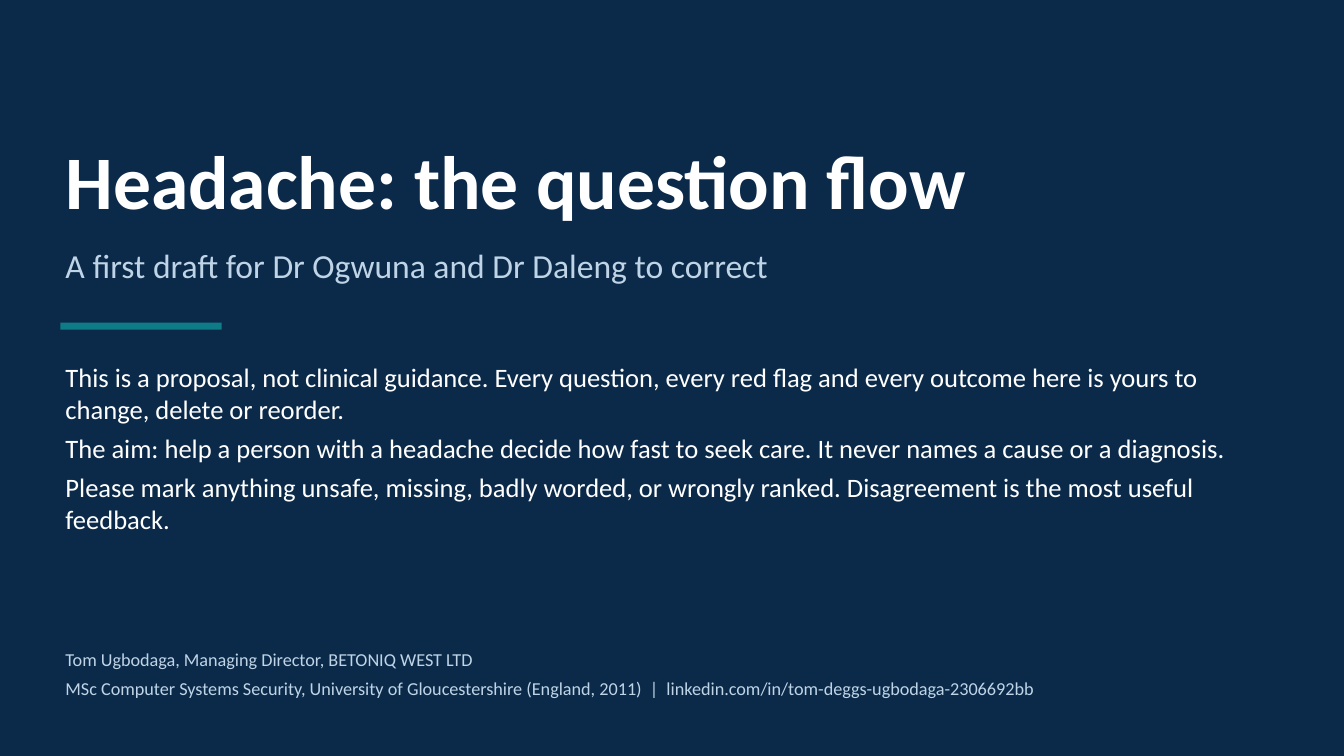
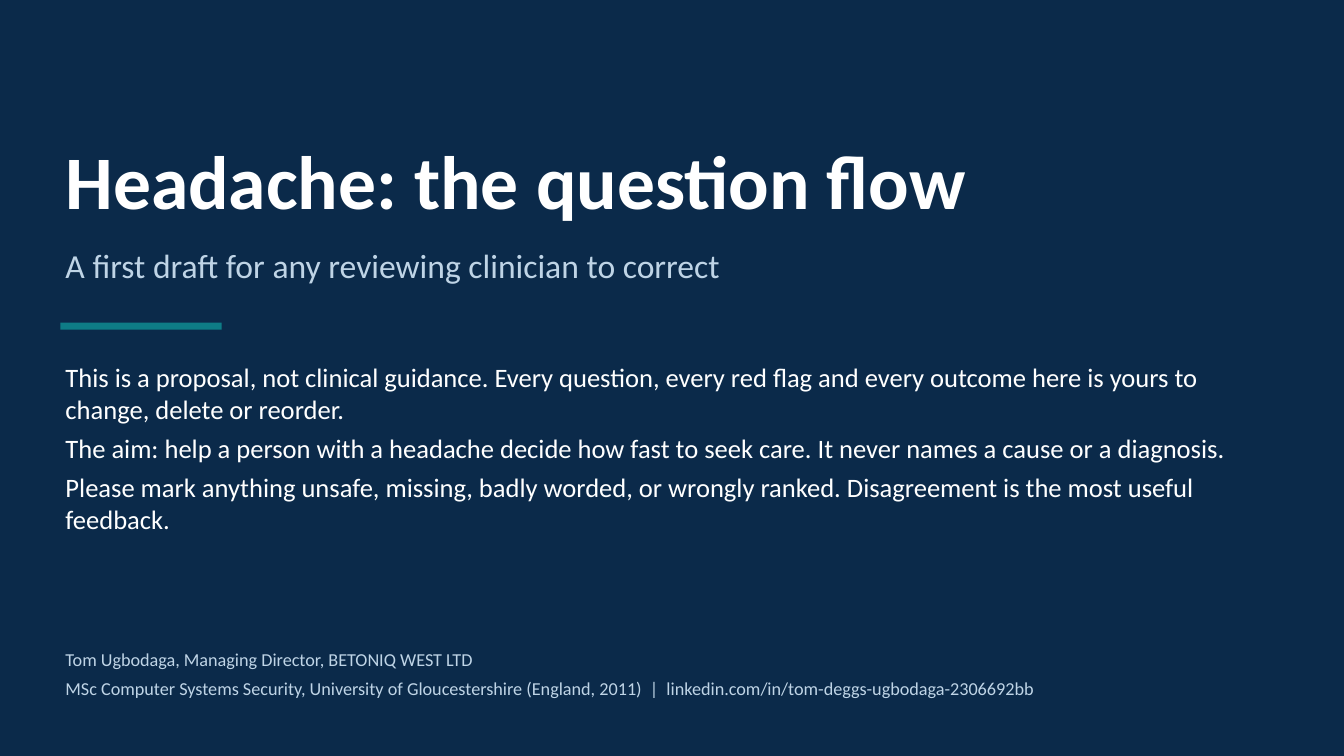
Before and after one commit to TOMDEGGS/BETONIQ-WEST-, a slide deck: slide 1 of triageai-review/TriageAI_Headache_Flow_DRAFT.pptx. Drawn at 1344x756 pixels with LibreOffice and Linux fonts; fonts in the diff are those of the drawing. Boxes give left, top, right and bottom in pixels: in the first picture for what was removed or moved away, otherwise in the second. Text is boxed around its words. In the diff, an @@ line names an element or a change of style, - is before the commit and + after.

Commit message:
TriageAI review decks: generic wording for any reviewer, 3D symptom illustrations, country and language page

```diff
--- a/triageai-review/TriageAI_Headache_Flow_DRAFT.pptx
+++ b/triageai-review/TriageAI_Headache_Flow_DRAFT.pptx
@@ text at box(65, 254, 720, 284): text changed @@
-A first draft for Dr Ogwuna and Dr Daleng to correct
+A first draft for any reviewing clinician to correct
```
Also in this commit, not shown: 5 other slides changed, 2 slides added, 3 other files.
